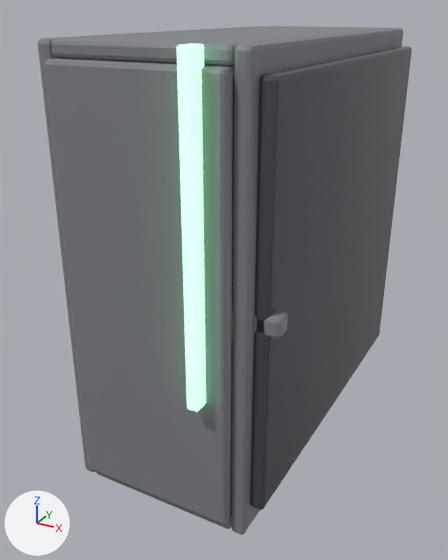
Two versions of the glTF model models/pieces/computer_case.glb, one commit apart.
The view is the same before and after, from a camera (50 mm lens) standing at (0.302, -0.618, 0.473) and looking at (-0.017, -0.036, 0.183). The lights are fixed; the arrows at lower left show +X, +Y and +Z. The older version comes first.

Names of what the first picture shows: 'mobo', 'part_sidePanel__computer_case', 'pc_body_left', 'pc_body_right', 'pc_body_top', 'pc_front', 'power_led' and 2 more.
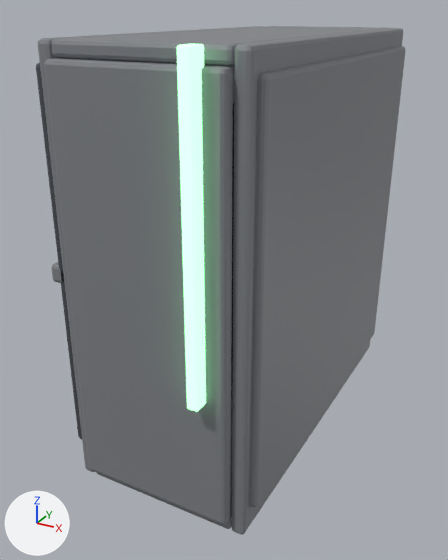
Changed parts and their boxes [x1, y1, x2, y2] in the pictures (448 x 560 px):
'part_sidePanel__computer_case', moved (mostly hidden afterwards)
    before: [250, 46, 412, 510]
    after: [36, 62, 82, 439]
'sideL.001', moved (not visible before)
    after: [249, 46, 406, 507]
'mobo', moved
    before: [232, 75, 234, 312]
    after: [231, 103, 234, 399]

Patch to the scene script:
```diff
--- a/models/pieces/computer_case.glb.py
+++ b/models/pieces/computer_case.glb.py
@@ ob_mobo @@
 ob_mobo = bpy.data.objects.new('mobo', me_cube_169)
-ob_mobo.location = (-0.055, 0.0, 0.25)
+ob_mobo.location = (0.055, 0.0, 0.25)
@@ ob_part_sidepanel__computer_case @@
 ob_part_sidepanel__computer_case = bpy.data.objects.new('part_sidePanel__computer_case', me_cube_170)
-ob_part_sidepanel__computer_case.location = (0.107, 0.0, 0.23)
+ob_part_sidepanel__computer_case.location = (-0.107, 0.0, 0.23)
@@ ob_sidel_001 @@
 ob_sidel_001 = bpy.data.objects.new('sideL.001', me_cube_172)
-ob_sidel_001.location = (-0.1, 0.0, 0.23)
+ob_sidel_001.location = (0.1, 0.0, 0.23)
```
